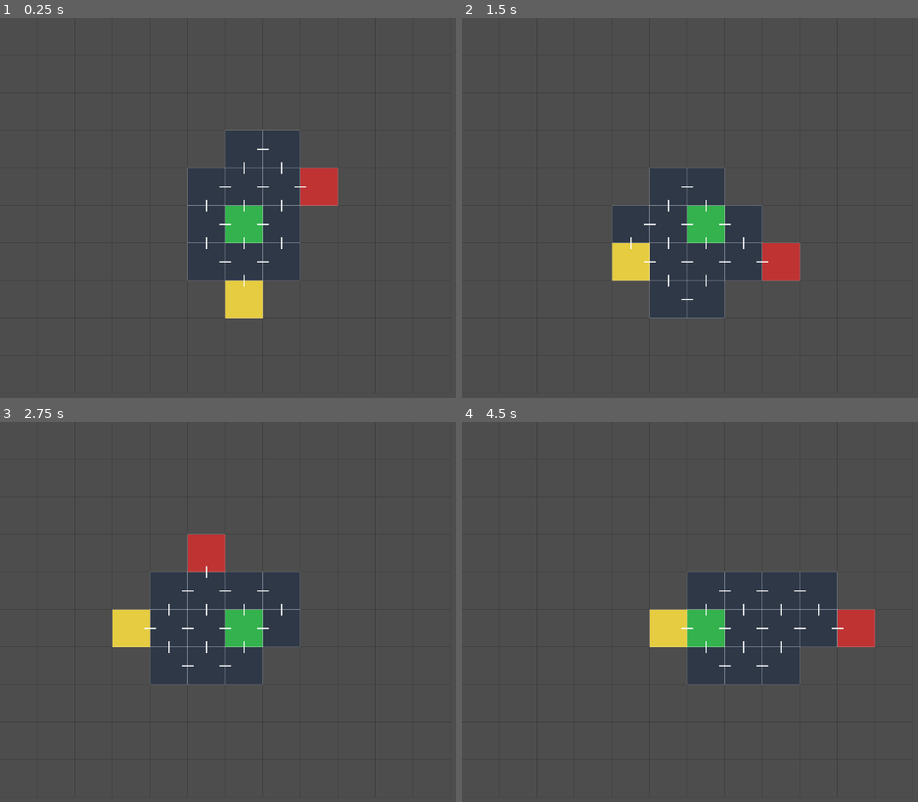
Above: before the commit, frames 1-4 (two rows, left to right).
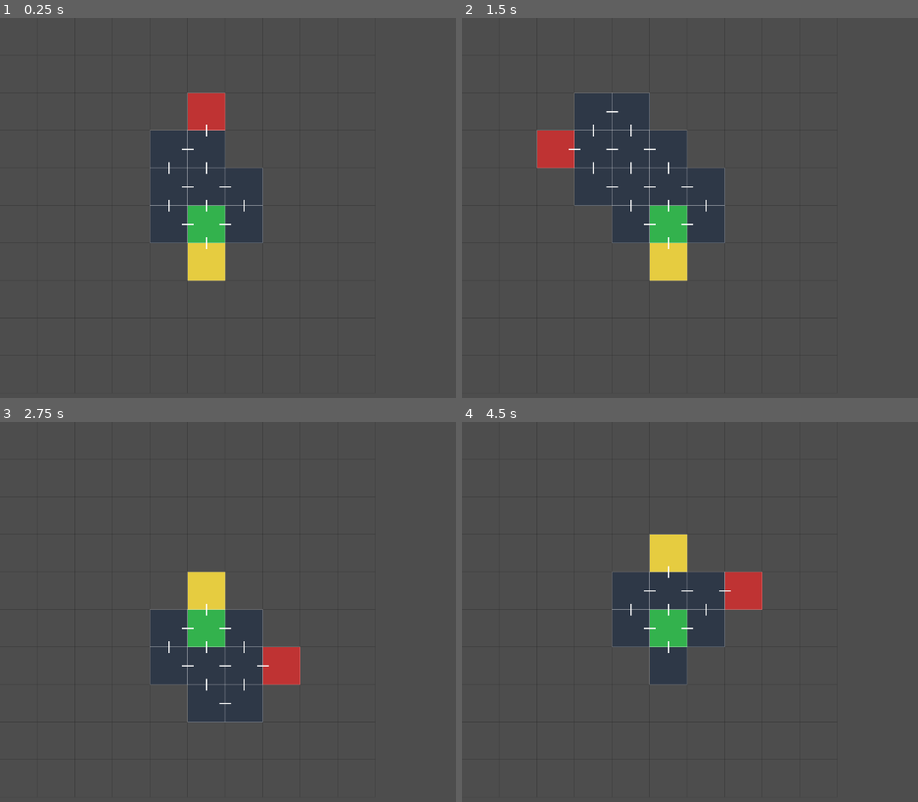
Above: after the commit, the same moments.

Repository: NerdyGekko/godotroguelikegentest
Game: Godot game, scene res://Scenes/Main.tscn
Two runs of this game, one before a commit and one after it. Both use one fixed random seed, a clock stepped at 60 frames per second and the inputs below.
Inputs:
- Up to frame 1 (0.25 s): no input
- Up to frame 2 (1.5 s): tap Enter at 0.5 s; tap R at 0.6 s; tap Space at 1.25 s; tap N at 1.35 s
- Up to frame 3 (2.75 s): tap Enter at 2 s; tap R at 2.1 s
- Up to frame 4 (4.5 s): tap Space at 2.75, 4.25 s; tap N at 2.85, 4.35 s; tap Enter at 3.5 s; tap R at 3.6 s

The runs differ from the first frame. In frame 1, 13% of the frame differs, in the area x 32-75%, y 19-80%; in frame 2, 15%, in the area x 16-75%, y 19-80%; in frame 3, 9.8%; in frame 4, 14%.

Commit message:
Attempting to improve the special room placement

Diff:
--- a/Scenes/Main.tscn
+++ b/Scenes/Main.tscn
@@ -8,6 +8,3 @@
 
 [node name="Dungeon" type="Node2D" parent="."]
 script = ExtResource("2_kln2b")
-width = 12
-min_rooms = 10
-branching = 10.0
--- a/Scripts/dungeon_generator.gd
+++ b/Scripts/dungeon_generator.gd
@@ -48,6 +48,63 @@
 	if p.x < width - 1: out.append(i + 1) #right
 	return out
 
+# Compute degree quickly (you already have _degree(i)).
+# Keep the neighbor on the path back to start, remove all other branches.
+func _ensure_dead_end(i: int, start_index: int) -> void:
+	if i == -1 or cells[i] == CellType.Empty:
+		return
+	if _degree(i) <= 1:
+		return
+
+	# Choose the neighbor closest to start to KEEP (so we don't cut Start off).
+	var keep_n := _neighbor_closest_to(i, start_index)
+	for n in neighbours(i):
+		if n == keep_n:
+			continue
+		if cells[n] != CellType.Empty:
+			_remove_branch(i, n)  # delete everything reachable through n, without crossing back through i
+
+# Pick neighbor with smallest (estimated) distance to start.
+# Manhattan works well on this 4-connected grid; if you want exact graph distance later,
+# replace with a BFS distance map.
+func _neighbor_closest_to(i: int, start_index: int) -> int:
+	var best := -1
+	var best_d := 1_000_000
+	for n in neighbours(i):
+		if cells[n] == CellType.Empty:
+			continue
+		var d := _manhattan(n, start_index)
+		if d < best_d:
+			best = n
+			best_d = d
+	return best
+
+# Remove the whole branch that lies "beyond" (from_i -> via_n), without crossing back through from_i.
+func _remove_branch(from_i: int, via_n: int) -> void:
+	var stack: Array[int] = [via_n]
+	var visited := {}
+	visited[ from_i ] = true  # acts as a hard boundary: don't cross back through the special room
+	while not stack.is_empty():
+		var cur: int = stack.pop_back()
+		if visited.has(cur):
+			continue
+		visited[cur] = true
+
+		# Delete this room.
+		if cells[cur] != CellType.Empty:
+			cells[cur] = CellType.Empty
+
+		# Flood outward, but never step back through 'from_i'.
+		for nn in neighbours(cur):
+			if visited.has(nn):
+				continue
+			if cells[nn] == CellType.Empty:
+				continue
+			# Don't step back through the pivot room.
+			if nn == from_i:
+				continue
+			stack.push_back(nn)
+
 # Generation Algorithm
 func generate() -> void:
 	#initialize cell array to EMPTY
@@ -93,36 +150,58 @@
 	if start_i != -1:
 		cells[start_i] = CellType.Start
 
-	# Collect dead ends, EXCLUDING start
+	# Collect true dead ends, excluding Start
 	var dead_ends: Array[int] = []
 	for i in range(cells.size()):
 		if cells[i] != CellType.Empty and i != start_i and _degree(i) == 1:
 			dead_ends.append(i)
+
+	# If we somehow have zero dead ends, force one and refresh the list.
 	if dead_ends.is_empty():
-		# fallback: any normal room except start
-		for j in range(cells.size()):
-			if cells[j] == CellType.Normal and j != start_i:
-				dead_ends.append(j)
-
-	# Boss: farthest from start among dead_ends
+		var any_room := _nearest_filled_to(center)
+		if any_room != -1 and any_room != start_i:
+			_ensure_dead_end(any_room, start_i)
+		# Rebuild dead ends after pruning
+		dead_ends.clear()
+		for i in range(cells.size()):
+			if cells[i] != CellType.Empty and i != start_i and _degree(i) == 1:
+				dead_ends.append(i)
+
+	# --- Boss: farthest TRUE dead end from Start ---
 	boss_i = _farthest_from(start_i, dead_ends)
 	if boss_i != -1:
+		_ensure_dead_end(boss_i, start_i)  # guarantee degree==1 (no-op if already)
 		cells[boss_i] = CellType.Boss
 
-	# Item: farthest from start among candidates that exclude boss and start
+	# --- Item: farthest TRUE dead end excluding Start & Boss ---
 	var candidates: Array[int] = []
 	for i in dead_ends:
 		if i != boss_i and i != start_i:
 			candidates.append(i)
 
-	# If that leaves no candidates, fallback to ANY room (non-empty) excluding start & boss
+	# If that still leaves no candidate, force another dead end and try again.
 	if candidates.is_empty():
+		# pick a far room that's not Start/Boss, then prune it into a dead end
+		var far_pick := -1
+		var best_d := -1
 		for i in range(cells.size()):
 			if cells[i] != CellType.Empty and i != start_i and i != boss_i:
+				var d := _manhattan(start_i, i)
+				if d > best_d:
+					best_d = d
+					far_pick = i
+		if far_pick != -1:
+			_ensure_dead_end(far_pick, start_i)
+
+		# Rebuild candidates strictly from degree==1 cells
+		candidates.clear()
+		for i in range(cells.size()):
+			if cells[i] != CellType.Empty and i != start_i and i != boss_i and _degree(i) == 1:
 				candidates.append(i)
 
 	item_i = _farthest_from(start_i, candidates)
 	if item_i != -1:
+		_ensure_dead_end(item_i, start_i)  # guarantee degree==1
 		cells[item_i] = CellType.Item
 
 func _filled_count() -> int:
